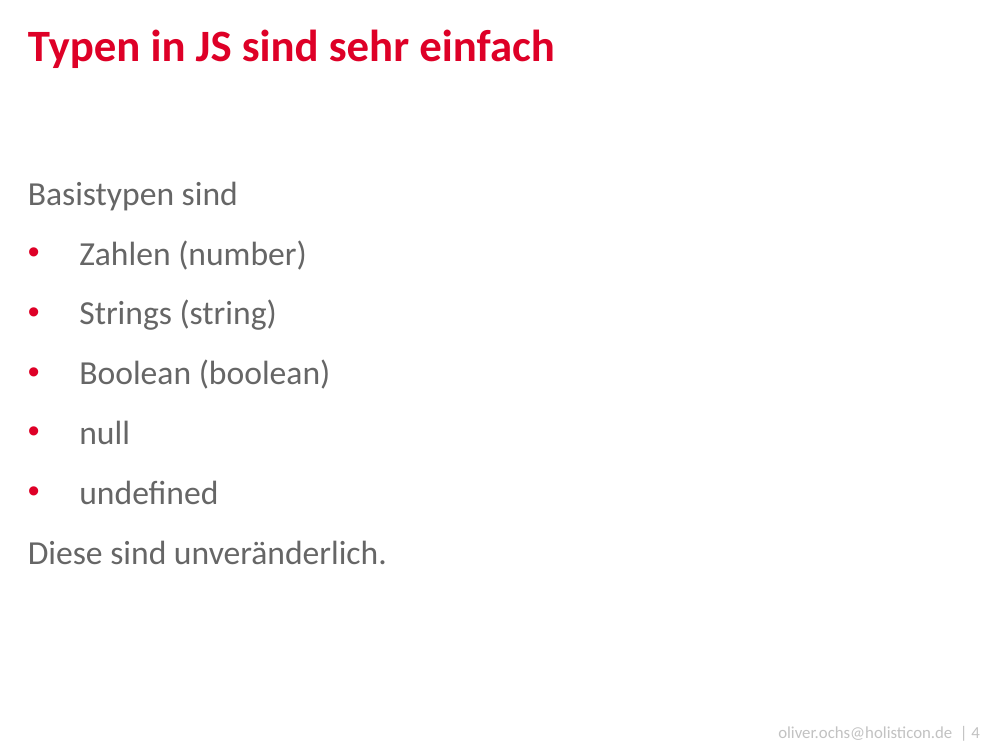
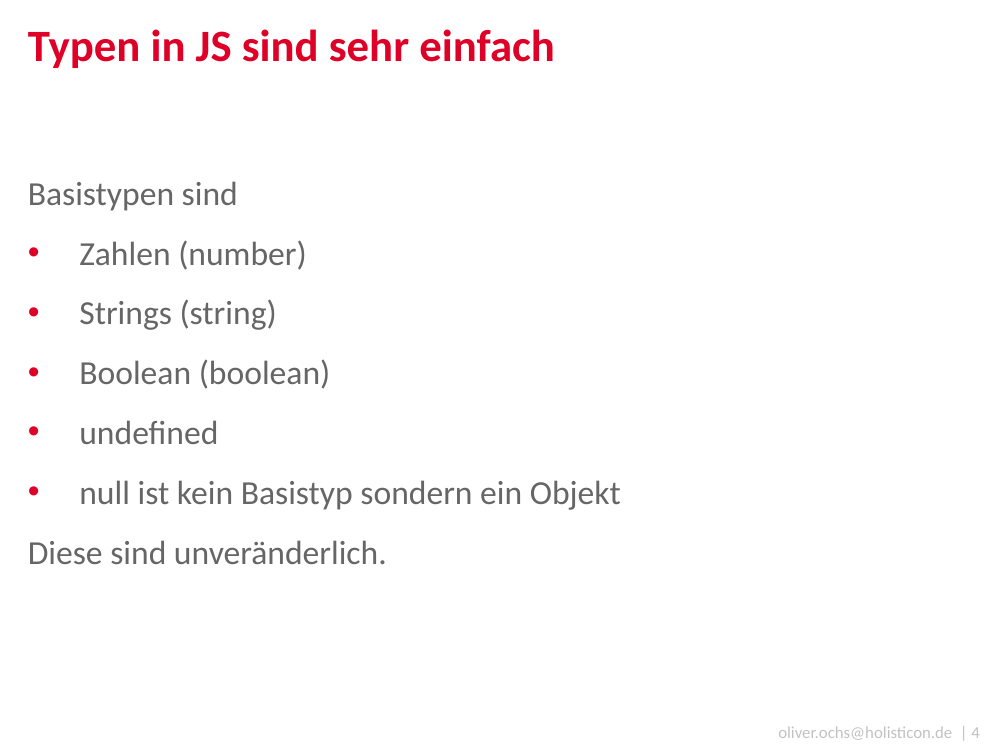
Before and after one commit to DJCordhose/serious-javascript, a slide deck: slide 4 of coding-sessions/code_talks.pptx. Drawn at 1008x756 pixels with LibreOffice and Linux fonts; fonts in the diff are those of the drawing; background and template pictures are left out. Boxes give left, top, right and bottom in pixels: in the first picture for what was removed or moved away, otherwise in the second. Text is boxed around its words. In the diff, an @@ line names an element or a change of style, - is before the commit and + after.

Commit message:
null ist ein Objekt - ganz offiziell

```diff
--- a/coding-sessions/code_talks.pptx
+++ b/coding-sessions/code_talks.pptx
@@ text at <box>79,420,130,444</box>: paragraph removed @@
-• null
@@ text at <box>79,480,621,510</box>: paragraph added @@
+• null ist kein Basistyp sondern ein Objekt
```
